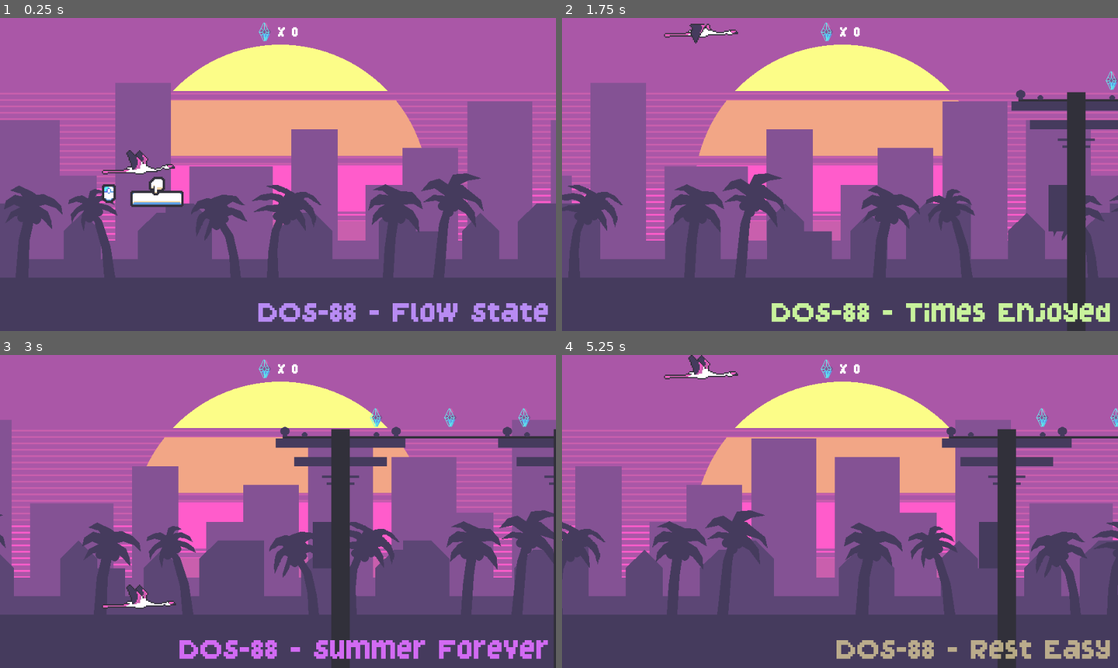
Above: before the commit, frames 1-4 (two rows, left to right).
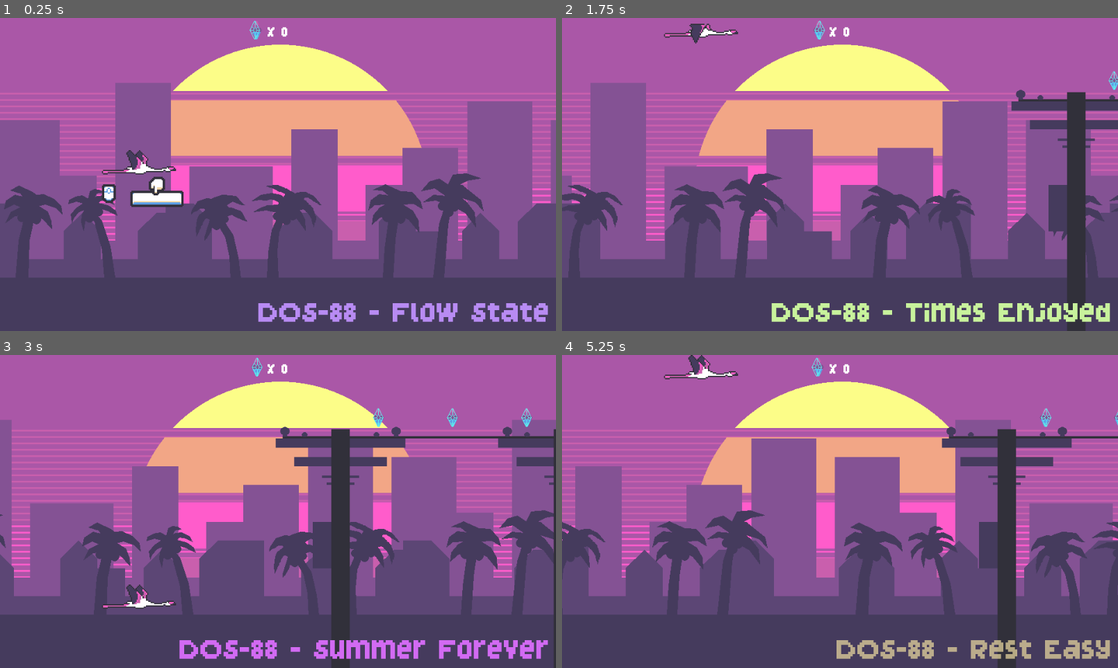
Above: after the commit, the same moments.

Repository: LordSingulo/neon-dream-flamingo
Game: Godot game, scene res://scenes/game_scene.tscn
The game is run twice, just before and just after one commit, with the same random seed, the same clock (stepped at 60 frames per second) and the same inputs. Sound files missing from this copy of the repository are replaced by a short silence.
Inputs:
- Up to frame 1 (0.25 s): no input
- Up to frame 2 (1.75 s): tap Space (action_jump) at 0.77, 1.07, 1.52 s
- Up to frame 3 (3 s): tap Space (action_jump) at 1.82 s
- Up to frame 4 (5.25 s): tap Space (action_jump) at 3.02, 3.32, 3.77, 4.07, 4.52, 4.82 s

The runs differ from the first frame. In frame 1, 0.3% of the frame differs, in the area x 18-54%, y 0-56%; in frame 2, 0.3%; in frame 3, 0.4%, in the area x 45-96%, y 0-24%; in frame 4, 0.4%.

Commit message:
Animate diamond, hide sprite on death by fall

Diff:
--- a/scenes/diamond.tscn
+++ b/scenes/diamond.tscn
@@ -1,8 +1,44 @@
-[gd_scene load_steps=5 format=2]
+[gd_scene load_steps=13 format=2]
 
 [ext_resource path="res://sprites/diamond.png" type="Texture" id=1]
 [ext_resource path="res://scripts/diamond.gd" type="Script" id=2]
 [ext_resource path="res://audio/pickup.wav" type="AudioStream" id=3]
+
+[sub_resource type="AtlasTexture" id=2]
+atlas = ExtResource( 1 )
+region = Rect2( 0, 0, 32, 32 )
+
+[sub_resource type="AtlasTexture" id=3]
+atlas = ExtResource( 1 )
+region = Rect2( 32, 0, 32, 32 )
+
+[sub_resource type="AtlasTexture" id=4]
+atlas = ExtResource( 1 )
+region = Rect2( 64, 0, 32, 32 )
+
+[sub_resource type="AtlasTexture" id=5]
+atlas = ExtResource( 1 )
+region = Rect2( 96, 0, 32, 32 )
+
+[sub_resource type="AtlasTexture" id=6]
+atlas = ExtResource( 1 )
+region = Rect2( 128, 0, 32, 32 )
+
+[sub_resource type="AtlasTexture" id=7]
+atlas = ExtResource( 1 )
+region = Rect2( 160, 0, 32, 32 )
+
+[sub_resource type="AtlasTexture" id=8]
+atlas = ExtResource( 1 )
+region = Rect2( 192, 0, 32, 32 )
+
+[sub_resource type="SpriteFrames" id=9]
+animations = [ {
+"frames": [ SubResource( 2 ), SubResource( 3 ), SubResource( 4 ), SubResource( 5 ), SubResource( 6 ), SubResource( 7 ), SubResource( 8 ) ],
+"loop": true,
+"name": "default",
+"speed": 7.0
+} ]
 
 [sub_resource type="CircleShape2D" id=1]
 radius = 16.0
@@ -10,8 +46,9 @@
 [node name="Diamond" type="Node2D"]
 script = ExtResource( 2 )
 
-[node name="Sprite" type="Sprite" parent="."]
-texture = ExtResource( 1 )
+[node name="AnimatedSprite" type="AnimatedSprite" parent="."]
+frames = SubResource( 9 )
+playing = true
 
 [node name="Area2D" type="Area2D" parent="."]
 collision_layer = 4
--- a/scenes/game_scene.tscn
+++ b/scenes/game_scene.tscn
@@ -305,7 +305,6 @@
 scale = Vector2( 2, 2 )
 frames = SubResource( 8 )
 animation = "press"
-frame = 1
 playing = true
 
 [node name="ClickSprite" type="AnimatedSprite" parent="TutorialLayer"]
--- a/scenes/player.tscn
+++ b/scenes/player.tscn
@@ -114,7 +114,7 @@
 position = Vector2( 0, -7 )
 frames = SubResource( 8 )
 animation = "bop"
-frame = 3
+frame = 1
 playing = true
 
 [node name="AudioStreamPlayer" type="AudioStreamPlayer" parent="."]
--- a/scenes/score.tscn
+++ b/scenes/score.tscn
@@ -1,8 +1,44 @@
-[gd_scene load_steps=4 format=2]
+[gd_scene load_steps=12 format=2]
 
 [ext_resource path="res://fonts/lychee soda/lychee_soda_medium.tres" type="DynamicFont" id=1]
 [ext_resource path="res://sprites/diamond.png" type="Texture" id=2]
 [ext_resource path="res://scripts/score.gd" type="Script" id=3]
+
+[sub_resource type="AtlasTexture" id=1]
+atlas = ExtResource( 2 )
+region = Rect2( 0, 0, 32, 32 )
+
+[sub_resource type="AtlasTexture" id=2]
+atlas = ExtResource( 2 )
+region = Rect2( 32, 0, 32, 32 )
+
+[sub_resource type="AtlasTexture" id=3]
+atlas = ExtResource( 2 )
+region = Rect2( 64, 0, 32, 32 )
+
+[sub_resource type="AtlasTexture" id=4]
+atlas = ExtResource( 2 )
+region = Rect2( 96, 0, 32, 32 )
+
+[sub_resource type="AtlasTexture" id=5]
+atlas = ExtResource( 2 )
+region = Rect2( 128, 0, 32, 32 )
+
+[sub_resource type="AtlasTexture" id=6]
+atlas = ExtResource( 2 )
+region = Rect2( 160, 0, 32, 32 )
+
+[sub_resource type="AtlasTexture" id=7]
+atlas = ExtResource( 2 )
+region = Rect2( 192, 0, 32, 32 )
+
+[sub_resource type="SpriteFrames" id=8]
+animations = [ {
+"frames": [ SubResource( 1 ), SubResource( 2 ), SubResource( 3 ), SubResource( 4 ), SubResource( 5 ), SubResource( 6 ), SubResource( 7 ) ],
+"loop": true,
+"name": "default",
+"speed": 7.0
+} ]
 
 [node name="Score" type="CenterContainer"]
 anchor_right = 1.0
@@ -10,18 +46,18 @@
 script = ExtResource( 3 )
 
 [node name="ScoreContainer" type="HBoxContainer" parent="."]
-margin_left = 438.0
-margin_right = 522.0
+margin_left = 456.0
+margin_right = 504.0
 margin_bottom = 32.0
 
-[node name="TextureRect" type="TextureRect" parent="ScoreContainer"]
-margin_right = 32.0
-margin_bottom = 32.0
-texture = ExtResource( 2 )
+[node name="AnimatedSprite" type="AnimatedSprite" parent="ScoreContainer"]
+position = Vector2( -21, 13 )
+frames = SubResource( 8 )
+frame = 6
+playing = true
 
 [node name="Label" type="Label" parent="ScoreContainer"]
-margin_left = 36.0
-margin_right = 84.0
+margin_right = 48.0
 margin_bottom = 32.0
 custom_fonts/font = ExtResource( 1 )
 text = "x 99"
--- a/scripts/diamond.gd
+++ b/scripts/diamond.gd
@@ -1,7 +1,7 @@
 extends Node2D
 
 onready var pickup_sound = $AudioStreamPlayer
-onready var sprite = $Sprite
+onready var sprite = $AnimatedSprite
 
 func _on_Area2D_body_entered(_body):
 	pickup_sound.play()
--- a/scripts/player.gd
+++ b/scripts/player.gd
@@ -60,6 +60,7 @@
 	# End the game if player goes off screen
 	if position.y - collider.shape.extents.y > ProjectSettings.get("display/window/size/height"):
 		Globals.emit_signal("game_ended")
+		sprite.visible = false
 
 func _input(event):
 	if event.is_action_pressed("action_jump"):
@@ -98,6 +99,7 @@
 	var _error = Globals.connect("done_waiting", self, "_on_done_waiting")
 	sprite.play("bop")
 	sprite.position.x = 0
+	sprite.visible = true
 
 func _on_GroundCheck_body_entered(_body):
 	collider.shape.extents = Vector2(32, 32)
Binary file changed: sprites/diamond.png
